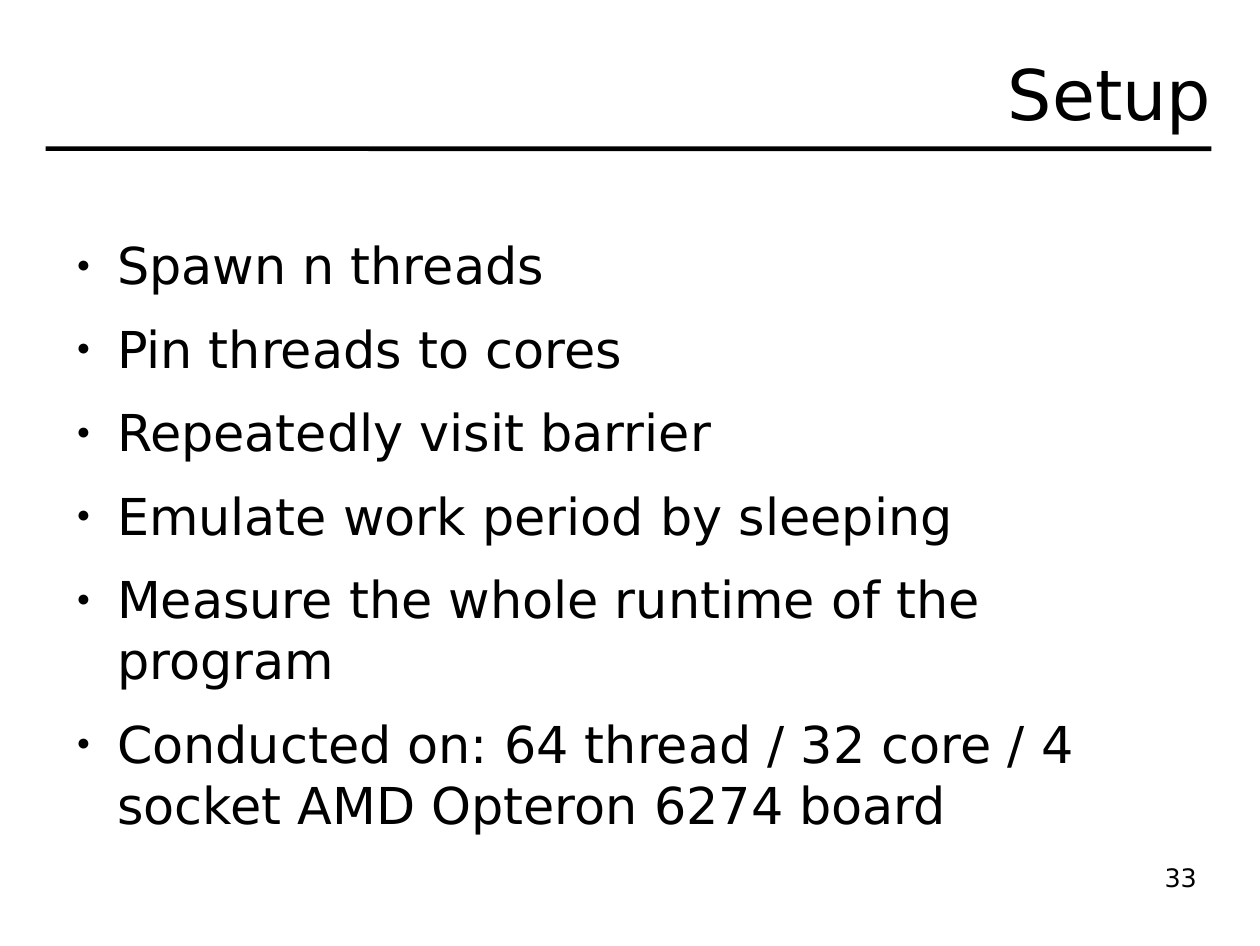
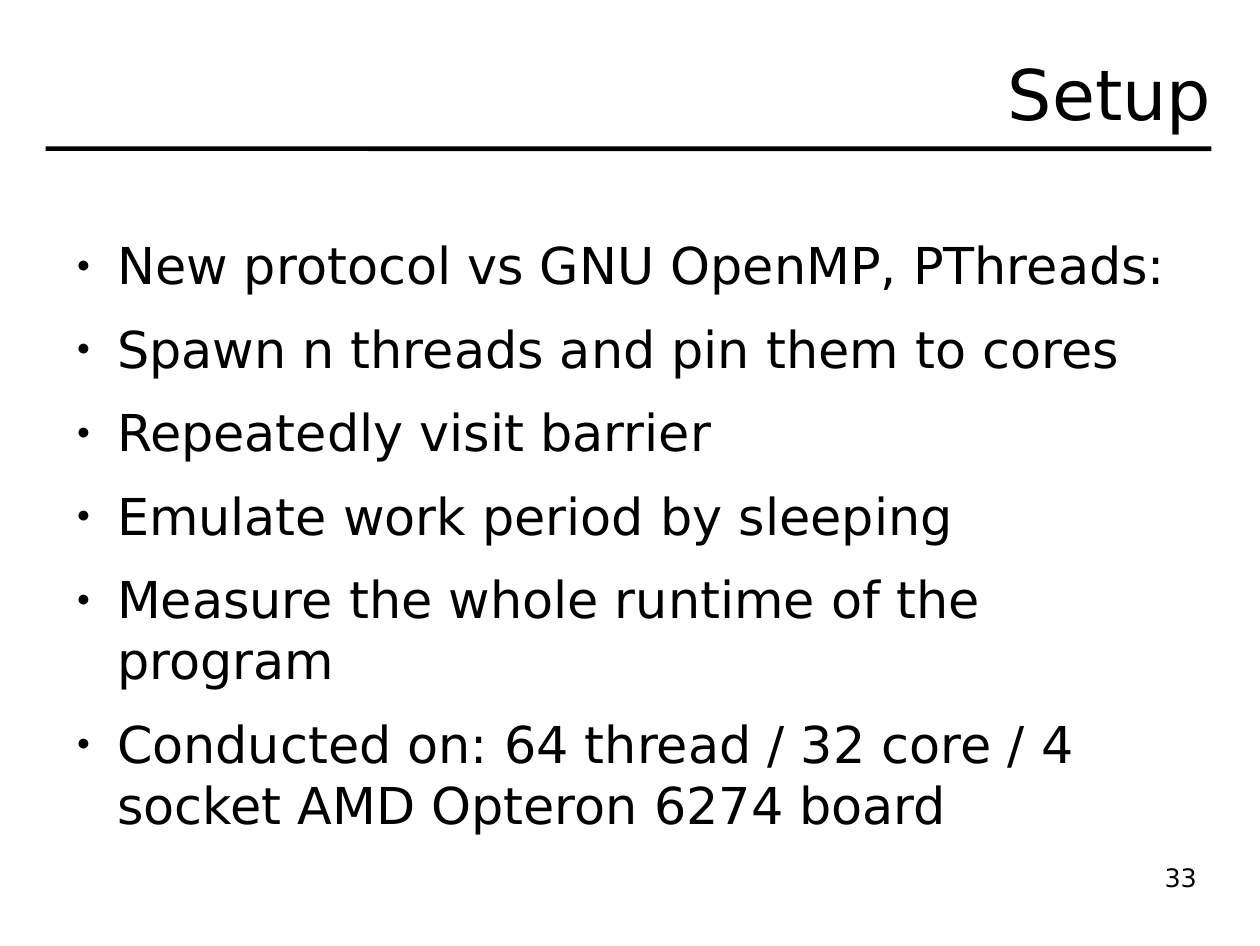
Before and after one commit to hydroo/minor-thesis-barriers, a slide deck: slide 33 of presentation/slides.odp. Drawn at 1260x946 pixels with LibreOffice and Linux fonts; fonts in the diff are those of the drawing. Boxes give left, top, right and bottom in pixels: in the first picture for what was removed or moved away, otherwise in the second. Text is boxed around its words. In the diff, an @@ line names an element or a change of style, - is before the commit and + after.

Commit message:
progress

```diff
--- a/presentation/slides.odp
+++ b/presentation/slides.odp
@@ text at box(117, 245, 1165, 379): text changed @@
-● Spawn n threads
-● Pin threads to cores
+● New protocol vs GNU OpenMP, PThreads:
+● Spawn n threads and pin them to cores
```
Also in this commit, not shown: 2 other slides changed.
